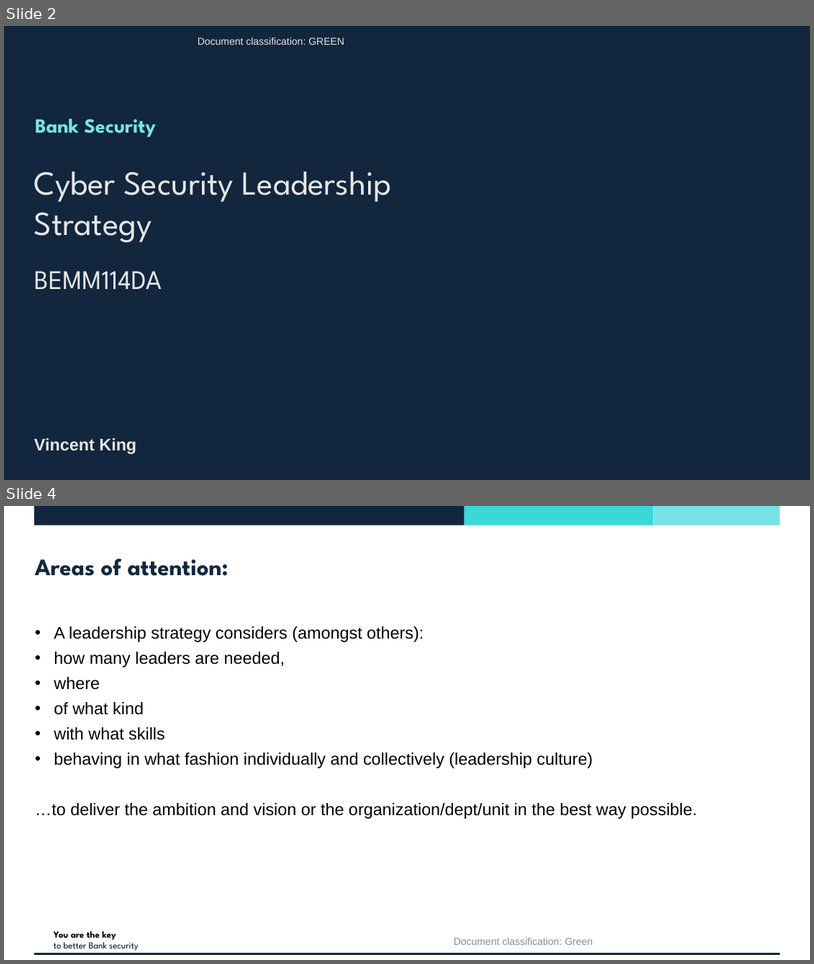
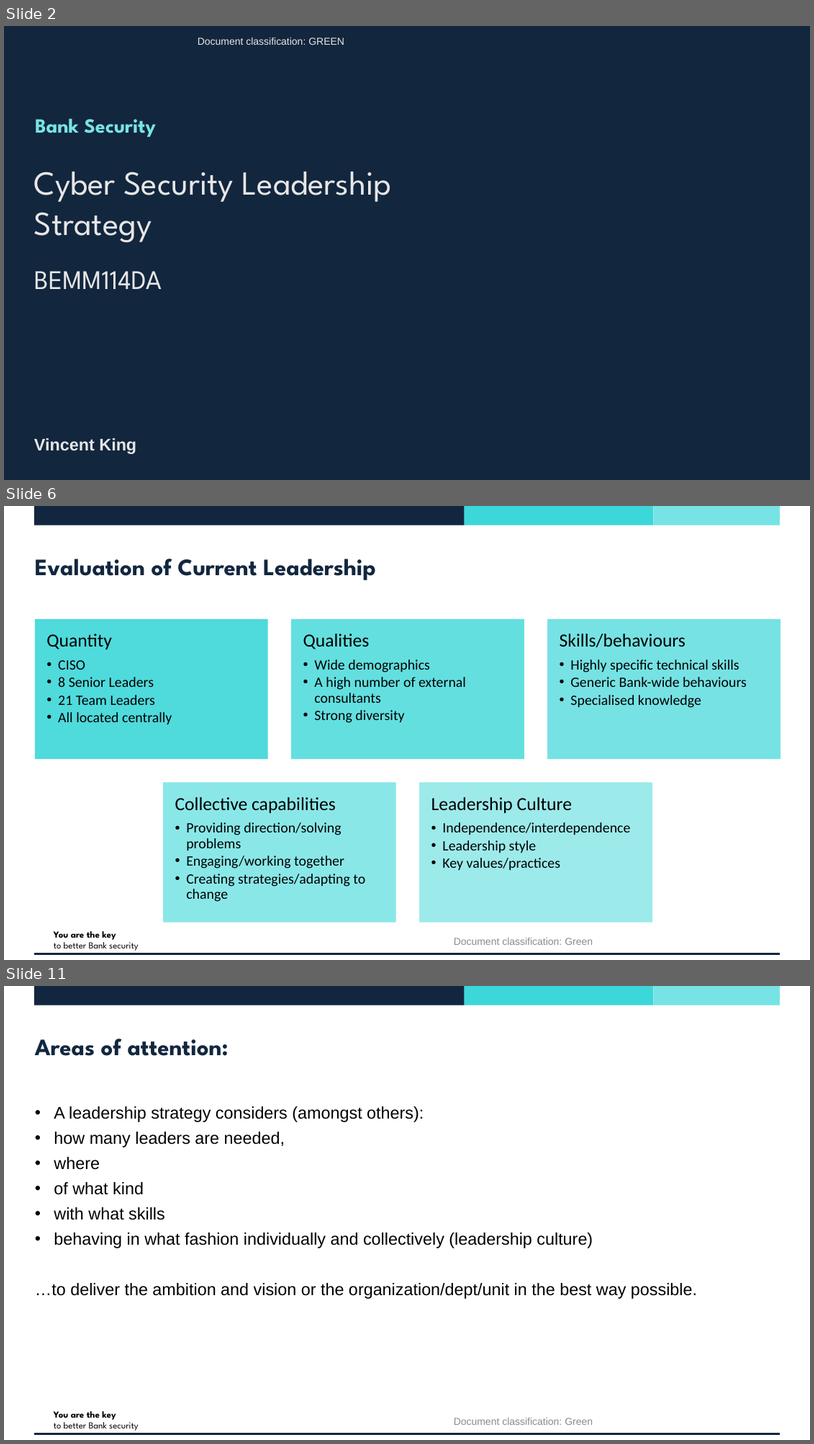
Before and after one commit to vincentjking/Presentations, a slide deck: Exeter MBA/1SLA23 - Leading People and Organisations/Assignment 2/Assignment 2 - BoE Cyber Security Leadership Strategy.pptx. Shown one above the other, each under a label of ours: slides 2 and 4 before the commit, slides 2, 6 and 11 after it; the slides between them are not shown. The pictures are 814x964 and 814x1444 pixels, drawn with LibreOffice and Linux fonts; fonts in the diff are those of the drawing; background and template pictures are left out. Boxes give left, top, right and bottom in pixels: in the first picture for what was removed or moved away, otherwise in the second. Text is boxed around its words. In the diff, an @@ line names an element or a change of style, - is before the commit and + after.

```diff
--- a/Exeter MBA/1SLA23 - Leading People and Organisations/Assignment 2/Assignment 2 - BoE Cyber Security Leadership Strategy.pptx
+++ b/Exeter MBA/1SLA23 - Leading People and Organisations/Assignment 2/Assignment 2 - BoE Cyber Security Leadership Strategy.pptx
@@ slide 6 added at [4, 506, 810, 960], background #FFFFFF; not listed: 5 template elements that a slide beside it also shows @@
@@ title added at [35, 559, 376, 580], 28 pt, text #12273F, bold @@
+Evaluation of Current Leadership
@@ group added at [35, 619, 781, 922]: 5 rectangles, 5 texts @@
+Quantity
+  • CISO
+  • 8 Senior Leaders
+  • 21 Team Leaders
+  • All located centrally
+Qualities
+  • Wide demographics
+  • A high number of external consultants
+  • Strong diversity
+Skills/behaviours
+  • Highly specific technical skills
+  • Generic Bank-wide behaviours
+  • Specialised knowledge
+Collective capabilities
+  • Providing direction/solving problems
+  • Engaging/working together
+  • Creating strategies/adapting to change
+Leadership Culture
+  • Independence/interdependence
+  • Leadership style
+  • Key values/practices
@@ text added at [454, 937, 593, 944], 12 pt, text #8C8C8C @@
+Document classification: Green
@@ what was slide 4 is now slide 11 @@
```
Also in this commit, not shown: 2 slides changed, 5 other slides added, 1 slide removed, 10 other files.
